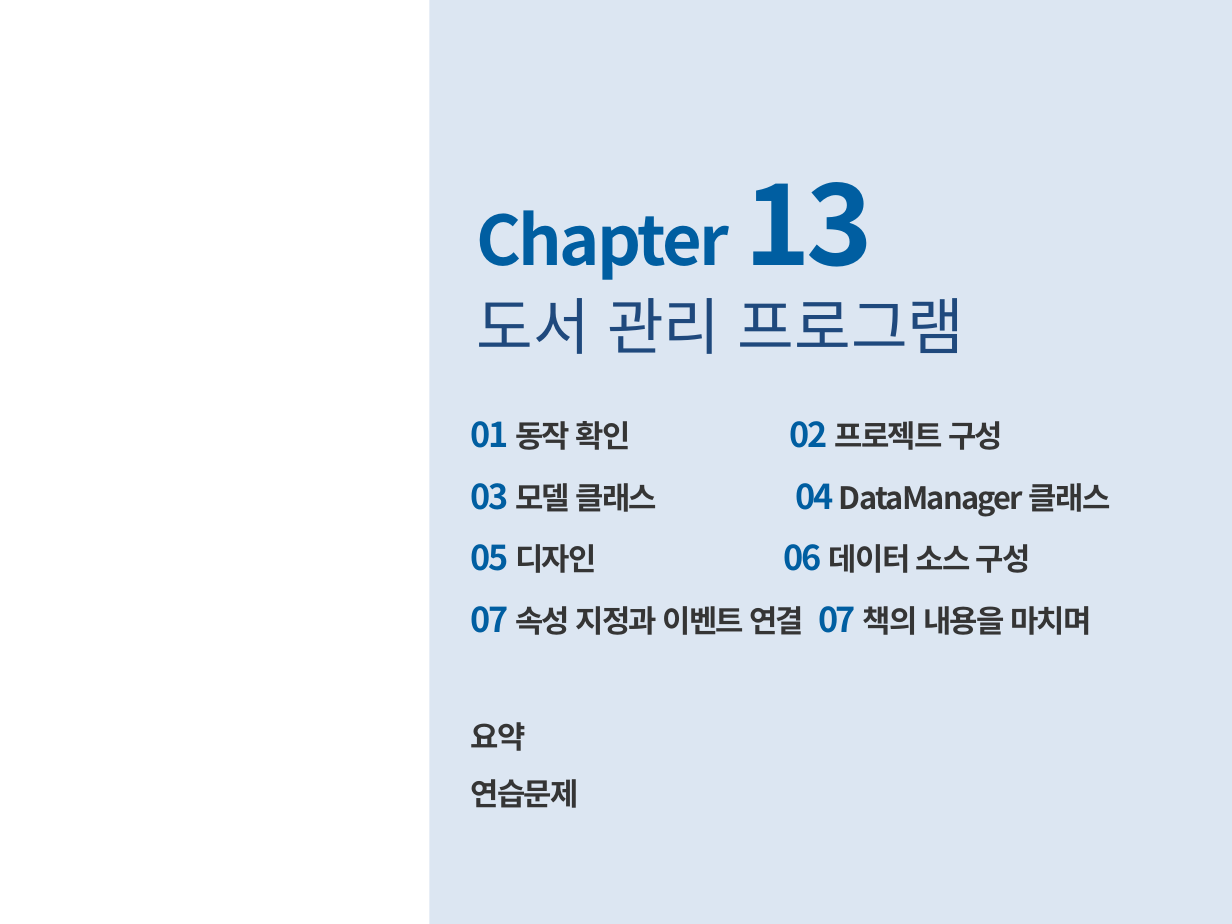
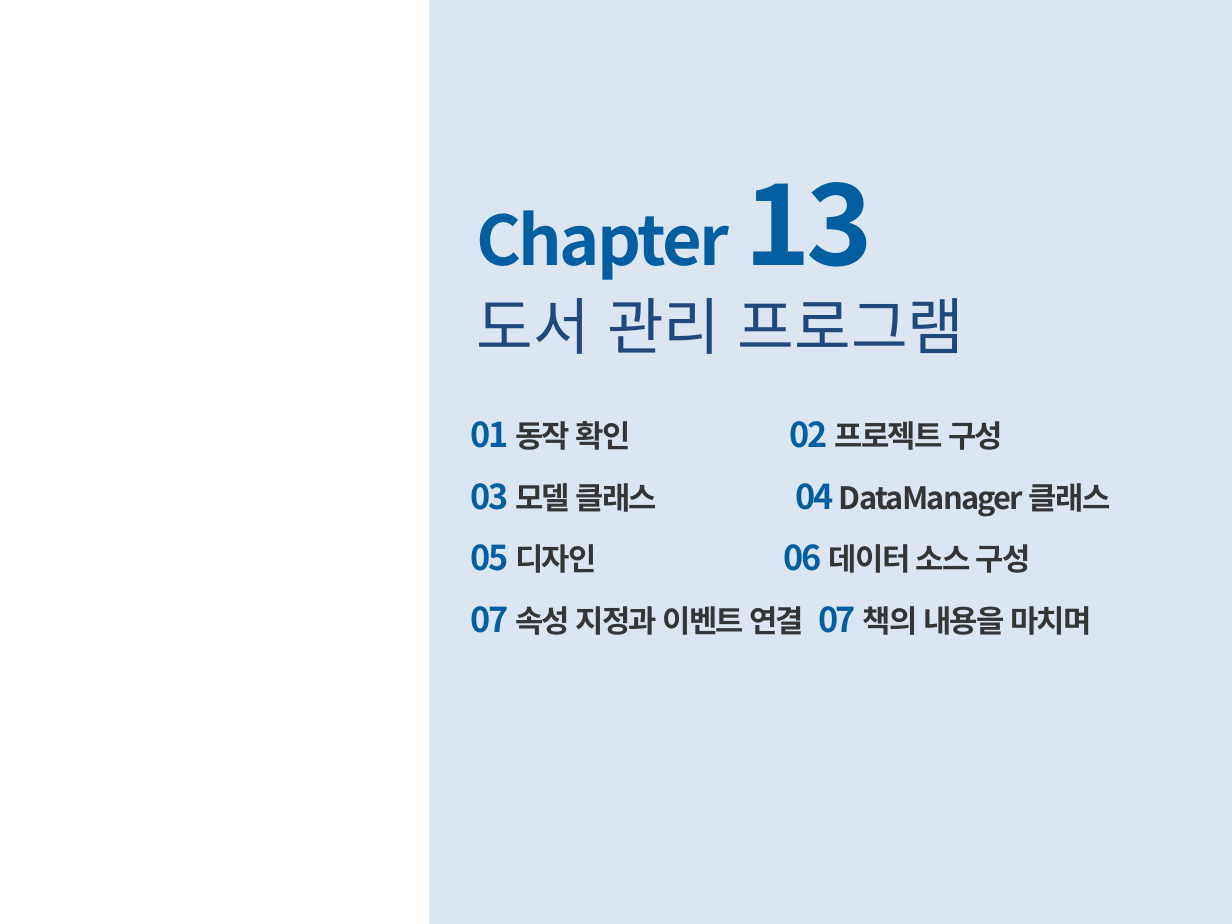
Before and after one commit to Starfall-Yuna/AI11_class, a slide deck: slide 1 of CSharp/씨샵피피티/ch13_도서 관리 프로그램.pptx (slide 2 before the commit). Drawn at 1232x924 pixels with LibreOffice and Linux fonts; fonts in the diff are those of the drawing; background and template pictures are left out. Boxes give left, top, right and bottom in pixels: in the first picture for what was removed or moved away, otherwise in the second. Text is boxed around its words. In the diff, an @@ line names an element or a change of style, - is before the commit and + after.

```diff
--- a/CSharp/씨샵피피티/ch13_도서 관리 프로그램.pptx
+++ b/CSharp/씨샵피피티/ch13_도서 관리 프로그램.pptx
@@ text at bbox=[470, 722, 578, 808]: paragraphs removed @@
-요약
-연습문제
```
Also in this commit, not shown: 1 slide removed, 52 other files.
